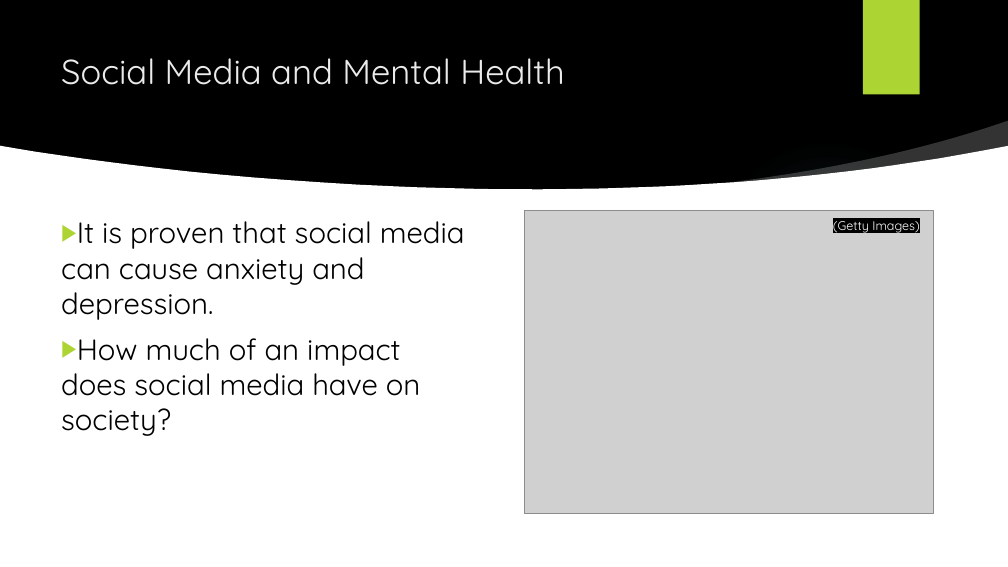
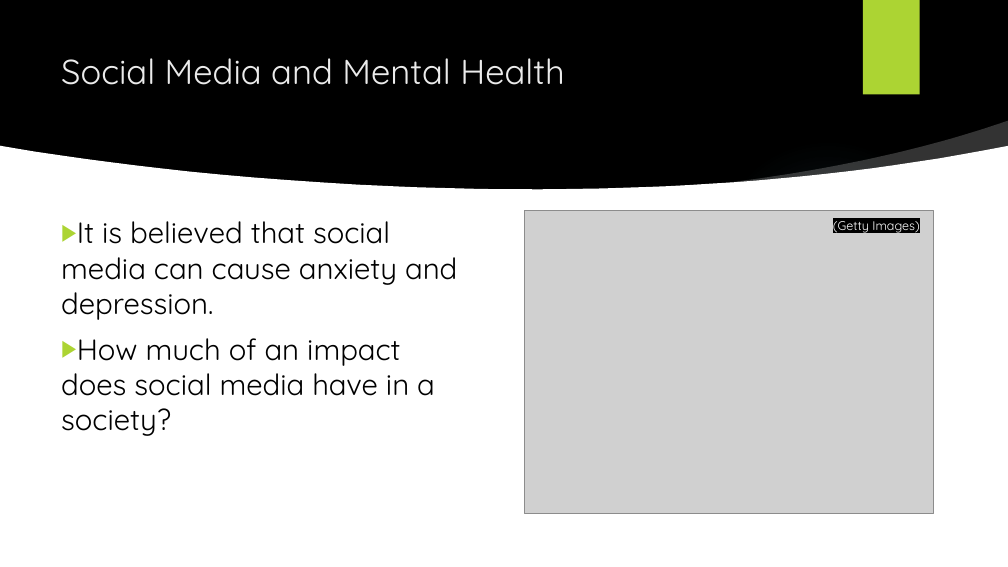
Before and after one commit to ludmilagd/SocialMediaUsageImpact, a slide deck: slide 2 of SocialMediaSuicideRate.pptx (slide 3 before the commit). Drawn at 1008x567 pixels with LibreOffice and Linux fonts; fonts in the diff are those of the drawing; grey boxes stand for pictures; background and template pictures are left out. Boxes give left, top, right and bottom in pixels: in the first picture for what was removed or moved away, otherwise in the second. Text is boxed around its words. In the diff, an @@ line names an element or a change of style, - is before the commit and + after.

```diff
--- a/SocialMediaSuicideRate.pptx
+++ b/SocialMediaSuicideRate.pptx
@@ text at (61,221,457,436): text changed @@
-▶ It is proven that social media can cause anxiety and depression.
-▶ How much of an impact does social media have on society?
+▶ It is believed that social media can cause anxiety and depression.
+▶ How much of an impact does social media have in a society?
```
Also in this commit, not shown: 11 other slides changed, 1 slide removed.
